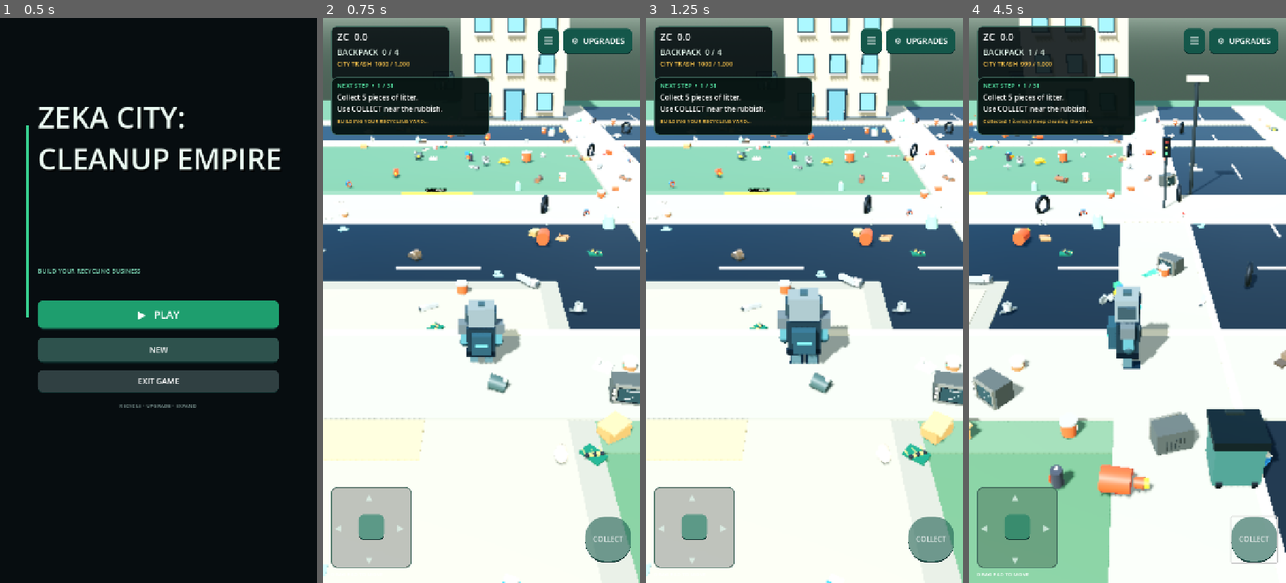
Above: before the commit, frames 1-4 (left to right).
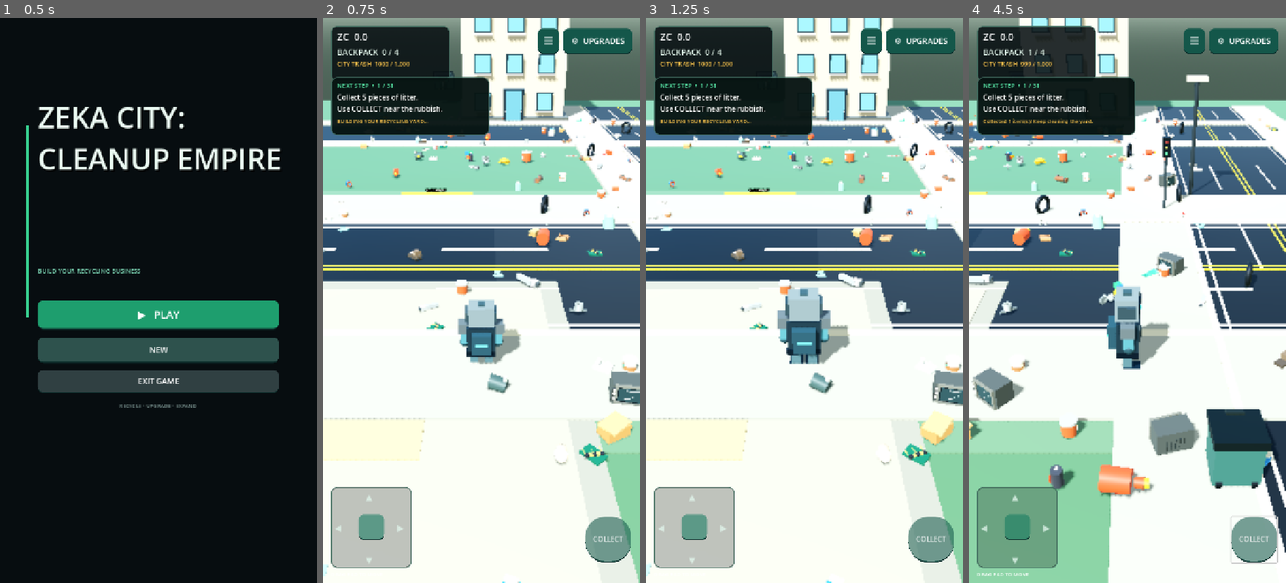
Above: after the commit, the same moments.

Repository: zekainstabot/trash-empire
Game: Godot game, scene res://Scenes/Main.tscn
Same seed, same stepped clock (60 frames per second), same inputs: the game is played once before the commit and once after it.
Inputs (mouse positions are in pixels of both pictures, inside the frame that each line leads up to):
- Up to frame 1 (0.5 s): no input
- Up to frame 2 (0.75 s): click "▶ PLAY" at 0.5 s
- Up to frame 3 (1.25 s): no input
- Up to frame 4 (4.5 s): move the mouse to (1197, 272) at 1.27 s; hold D (move_right) 1.28-2 s; click (1197, 272) at 1.42 s; drag from (1064, 328) to (1111, 413) at 2.02 s; click "COLLECT" at 2.75 s; move the mouse to (1159, 176) at 3.52 s; hold D (move_right) 3.53-4.25 s; drag from (1111, 413) to (1032, 215) at 4.27 s

Frame 1 is identical in both runs. In frame 2, 2.1% of the frame differs, in the area x 0-100%, y 15-55%; in frame 3, 2.1%; in frame 4, 3.0%, in the area x 0-100%, y 15-87%.

Commit message:
Redesign city streets with realistic asphalt and road markings

Diff:
--- a/Scripts/main.gd
+++ b/Scripts/main.gd
@@ -289,35 +289,56 @@
 	_box("FinalCleanupGround", Vector3(160.0, -0.34, 0.0), Vector3(96.0, 0.68, 74.0), Color(0.34, 0.38, 0.30), true)
 	_box("FinalCleanupWorkPad", Vector3(160.0, 0.018, 0.0), Vector3(90.0, 0.035, 62.0), Color(0.34, 0.38, 0.30), false)
 
-	# Main east-west boulevard with proper curbs, sidewalks and lane markings.
-	_box("CityGrandBoulevard", Vector3(49.0, 0.025, 0.0), Vector3(132.0, 0.05, 8.2), asphalt, false)
+	# Dark charcoal asphalt, raised curbs and layered markings make this read as a
+	# paved multi-lane boulevard rather than a flat grey platform.
+	var road_asphalt := Color(0.105, 0.112, 0.118)
+	var road_worn := Color(0.135, 0.143, 0.148)
+	var road_white := Color(0.91, 0.91, 0.84)
+	var road_yellow := Color(0.96, 0.72, 0.12)
+	_box("CityGrandBoulevard", Vector3(49.0, 0.025, 0.0), Vector3(132.0, 0.05, 8.2), road_asphalt, false)
+	# Subtle resurfaced asphalt strips add material variation without visual clutter.
+	for patch_x in range(-10, 111, 18):
+		_box("BoulevardAsphaltPatch", Vector3(float(patch_x), 0.052, 0.0), Vector3(8.0, 0.006, 7.65), road_worn, false)
 	for side in [-1.0, 1.0]:
 		_box("BoulevardCurb", Vector3(49.0, 0.09, side * 4.25), Vector3(132.0, 0.18, 0.28), curb, false)
+		_box("BoulevardEdgeLine", Vector3(49.0, 0.061, side * 3.72), Vector3(132.0, 0.025, 0.12), road_white, false)
 		_box("BoulevardSidewalk", Vector3(49.0, 0.075, side * 6.0), Vector3(132.0, 0.15, 3.2), sidewalk, false)
 		_box("BoulevardGrassVerge", Vector3(49.0, 0.025, side * 8.0), Vector3(132.0, 0.05, 1.0), grass.lightened(0.08), false)
-	for dash_x in range(-12, 115, 7):
-		_box("BoulevardLaneDash", Vector3(float(dash_x), 0.058, 0.0), Vector3(3.0, 0.016, 0.13), white, false)
-
-	# Four connected north-south streets create recognizable city blocks.
+	# Double yellow no-passing divider and broken white lane separators.
+	for offset in [-0.13, 0.13]:
+		_box("BoulevardDoubleYellow", Vector3(49.0, 0.064, offset), Vector3(132.0, 0.025, 0.075), road_yellow, false)
+	for lane_z in [-1.55, 1.55]:
+		for dash_x in range(-12, 115, 8):
+			_box("BoulevardLaneDash", Vector3(float(dash_x), 0.064, lane_z), Vector3(4.0, 0.022, 0.095), road_white, false)
+
+	# Four perpendicular streets with their own asphalt, center lines, edge lines,
+	# stop bars and zebra crossings at the boulevard junctions.
 	for street_x in [16.0, 48.0, 80.0, 104.0]:
-		_box("CityCrossStreet", Vector3(street_x, 0.028, 0.0), Vector3(6.8, 0.056, 66.0), asphalt, false)
+		_box("CityCrossStreet", Vector3(street_x, 0.028, 0.0), Vector3(6.8, 0.056, 66.0), road_asphalt, false)
 		for side in [-1.0, 1.0]:
 			_box("CrossStreetCurb", Vector3(street_x + side * 3.55, 0.09, 0.0), Vector3(0.22, 0.18, 66.0), curb, false)
 			_box("CrossStreetWalkway", Vector3(street_x + side * 5.0, 0.075, 0.0), Vector3(2.7, 0.15, 66.0), sidewalk, false)
-		for z in range(-28, 29, 8):
-			_box("CrossStreetCenterMark", Vector3(street_x, 0.06, float(z)), Vector3(0.12, 0.016, 2.7), white, false)
-		# Zebra crossings at the main boulevard.
-		for stripe in range(6):
-			_box("CityZebraCrossing", Vector3(street_x - 2.0 + float(stripe) * 0.8, 0.065, 5.2), Vector3(0.48, 0.018, 1.5), white, false)
-			_box("CityZebraCrossing", Vector3(street_x - 2.0 + float(stripe) * 0.8, 0.065, -5.2), Vector3(0.48, 0.018, 1.5), white, false)
-
-	# Side streets, parking bays and block access lanes.
+			_box("CrossStreetEdgeLine", Vector3(street_x + side * 3.12, 0.061, 0.0), Vector3(0.09, 0.022, 66.0), road_white, false)
+		for offset in [-0.13, 0.13]:
+			_box("CrossStreetDoubleYellow", Vector3(street_x + offset, 0.064, 0.0), Vector3(0.075, 0.025, 66.0), road_yellow, false)
+		for lane_z in [-1.35, 1.35]:
+			for dash_z in range(-29, 30, 9):
+				_box("CrossStreetLaneDash", Vector3(street_x + lane_z, 0.064, float(dash_z)), Vector3(0.09, 0.022, 4.2), road_white, false)
+		for cross_z in [-5.1, 5.1]:
+			for stripe in range(7):
+				_box("CityZebraCrossing", Vector3(street_x - 2.55 + float(stripe) * 0.85, 0.068, cross_z), Vector3(0.52, 0.025, 1.45), road_white, false)
+			_box("CrossStreetStopBar", Vector3(street_x, 0.069, cross_z + (1.05 if cross_z > 0.0 else -1.05)), Vector3(5.8, 0.025, 0.13), road_white, false)
+
+	# Narrow neighborhood streets get realistic edge paint, broken center markings,
+	# parking-bay separators and curbside pavements.
 	for street_z in [-22.0, 22.0]:
-		_box("NeighborhoodStreet", Vector3(49.0, 0.024, street_z), Vector3(132.0, 0.048, 5.4), asphalt, false)
+		_box("NeighborhoodStreet", Vector3(49.0, 0.024, street_z), Vector3(132.0, 0.048, 5.4), road_asphalt, false)
 		for side in [-1.0, 1.0]:
 			_box("NeighborhoodSidewalk", Vector3(49.0, 0.07, street_z + side * 3.45), Vector3(132.0, 0.14, 1.5), sidewalk, false)
-		for dash_x in range(-10, 115, 8):
-			_box("NeighborhoodLaneDash", Vector3(float(dash_x), 0.055, street_z), Vector3(3.0, 0.012, 0.10), white, false)
+			_box("NeighborhoodEdgeLine", Vector3(49.0, 0.057, street_z + side * 2.45), Vector3(132.0, 0.02, 0.075), road_white, false)
+		_box("NeighborhoodCenterLine", Vector3(49.0, 0.058, street_z), Vector3(132.0, 0.02, 0.09), road_yellow, false)
+		for dash_x in range(-10, 115, 10):
+			_box("NeighborhoodParkingDivider", Vector3(float(dash_x), 0.059, street_z + 2.0), Vector3(0.08, 0.02, 0.85), road_white, false)
 
 	# Residential and civic buildings are arranged as real blocks, leaving clear
 	# pedestrian routes and keeping the four sorting-station plots unobstructed.
